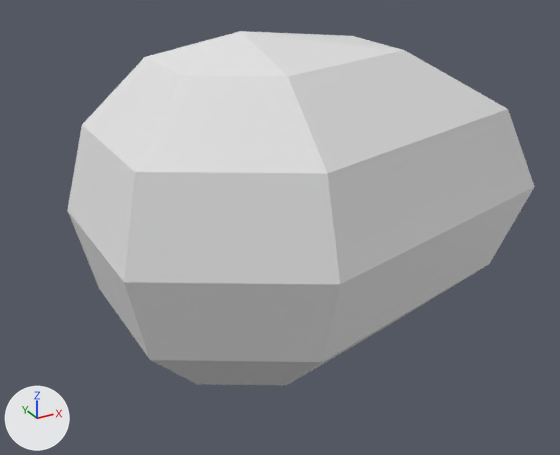
Two versions of the Blender file assets/models/snake.blend, one commit apart.
Before and after are seen from a 50 mm camera at (-1.77, -3.65, 2.68) aimed at (0.23, 0.0, 0.85). The lights are fixed; the arrows at lower left show +X, +Y and +Z.
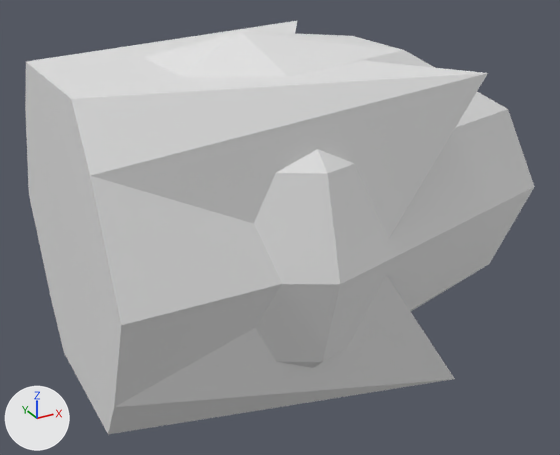
Edits to the bpy script that builds the scene:
```text
Change ob_sphere:
    remove ob_sphere.hide_set(True)
```

What differs and where, as boxes [x1, y1, x2, y2] in the pictures (560 x 455 px):
'Sphere', shown: after [25, 21, 488, 434]
'Sphere.001', unchanged, covered by the edit: before [67, 31, 535, 385]; after [144, 31, 535, 368]
